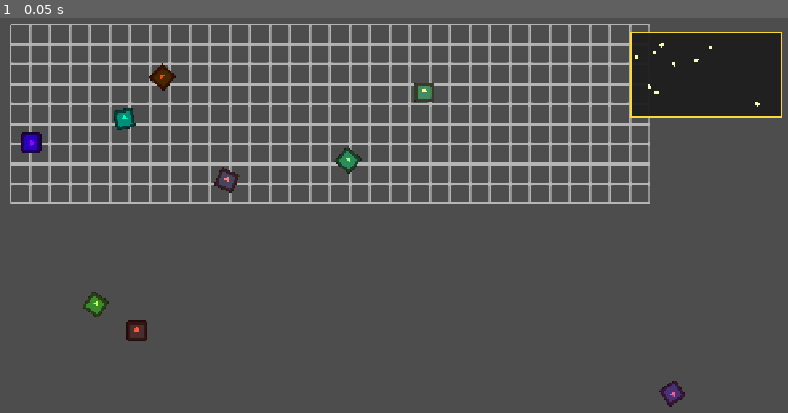
Above: before the commit, frame 1.
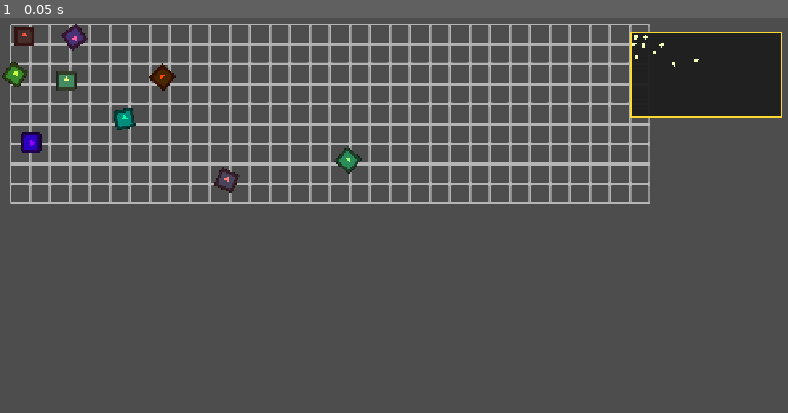
Above: after the commit, the same moment.

Repository: iboobey/piece-by-piece
Game: Godot game, scene res://scenes/puzzles/puzzle_one.tscn
The game is run twice, just before and just after one commit, with the same random seed, the same clock (stepped at 60 frames per second) and the same inputs. The project has no main scene, so this scene is started directly. The engine's default icon, where the game draws it, is replaced by a stand-in: a white triangle on a blue panel in a dark square.
Inputs:
- Up to frame 1 (0.05 s): no input

The runs differ from the first frame. In frame 1, 1.1% of the frame differs, in the area x 0-97%, y 1-99%.

Commit message:
Grouping Mechanic Version 2
This is a lot better. They snap into groups now. But it's still a bit bugged and they don't continue to be in the same group. I'll fix that tomorrow.

Diff:
--- a/scenes/elements/group_manager.tscn
+++ /dev/null
@@ -1,6 +0,0 @@
-[gd_scene format=3 uid="uid://bkn5kgadqqpo4"]
-
-[ext_resource type="Script" uid="uid://cq2amsfhaebli" path="res://scripts/elements/group_manager.gd" id="1_bm5ot"]
-
-[node name="GroupManager" type="Node" unique_id=1068312558]
-script = ExtResource("1_bm5ot")
--- a/scenes/puzzles/puzzle_one.tscn
+++ b/scenes/puzzles/puzzle_one.tscn
@@ -3,7 +3,7 @@
 [ext_resource type="PackedScene" uid="uid://clpsedr3e1fja" path="res://scenes/elements/puzzle_grid.tscn" id="1_tx7lx"]
 [ext_resource type="PackedScene" uid="uid://drlo4js7facl4" path="res://scenes/elements/puzzle_piece.tscn" id="2_tx7lx"]
 [ext_resource type="PackedScene" uid="uid://dm2eqk3o8akm3" path="res://scenes/elements/puzzle_level_controller.tscn" id="2_vwkdg"]
-[ext_resource type="PackedScene" uid="uid://bkn5kgadqqpo4" path="res://scenes/elements/group_manager.tscn" id="3_fr8f0"]
+[ext_resource type="Script" uid="uid://cq2amsfhaebli" path="res://scripts/elements/group_manager.gd" id="3_fr8f0"]
 [ext_resource type="Script" uid="uid://yosundi42qmy" path="res://scripts/elements/camera.gd" id="4_namvk"]
 [ext_resource type="PackedScene" uid="uid://b8svjfheqdwus" path="res://scenes/elements/minimap.tscn" id="5_ysy1r"]
 
@@ -18,22 +18,21 @@
 [node name="PuzzleLevelController" parent="." unique_id=1551109562 node_paths=PackedStringArray("PUZZLE_GRID") instance=ExtResource("2_vwkdg")]
 PUZZLE_GRID = NodePath("../PuzzleGrid")
 
-[node name="GroupManager" parent="." unique_id=1068312558 instance=ExtResource("3_fr8f0")]
+[node name="PiecesRoot" type="Node2D" parent="." unique_id=1078004608 node_paths=PackedStringArray("PUZZLE_GRID")]
+script = ExtResource("3_fr8f0")
+PUZZLE_GRID = NodePath("../PuzzleGrid")
 
-[node name="PiecesRoot" type="Node2D" parent="." unique_id=1078004608]
-
-[node name="PuzzlePiece" parent="PiecesRoot" unique_id=2072894686 node_paths=PackedStringArray("PUZZLE_GRID", "LEVEL_CONTROLLER", "MINIMAP", "GROUP_MANAGER") instance=ExtResource("2_tx7lx")]
-position = Vector2(219, 507)
+[node name="PuzzlePiece" parent="PiecesRoot" unique_id=2072894686 node_paths=PackedStringArray("PUZZLE_GRID", "LEVEL_CONTROLLER", "MINIMAP") instance=ExtResource("2_tx7lx")]
+position = Vector2(39, 36)
 GRID_X = 1
 GRID_Y = 1
 PUZZLE_GRID = NodePath("../../PuzzleGrid")
 LEVEL_CONTROLLER = NodePath("../../PuzzleLevelController")
 PUZZLE_MODULE = Color(1, 0.33811414, 0.23632264, 1)
 MINIMAP = NodePath("../../Minimap")
-GROUP_MANAGER = NodePath("../../GroupManager")
 
-[node name="PuzzlePiece2" parent="PiecesRoot" unique_id=2030280572 node_paths=PackedStringArray("PUZZLE_GRID", "LEVEL_CONTROLLER", "MINIMAP", "GROUP_MANAGER") instance=ExtResource("2_tx7lx")]
-position = Vector2(1076, 607)
+[node name="PuzzlePiece2" parent="PiecesRoot" unique_id=2030280572 node_paths=PackedStringArray("PUZZLE_GRID", "LEVEL_CONTROLLER", "MINIMAP") instance=ExtResource("2_tx7lx")]
+position = Vector2(119, 37)
 rotation = 2.557566
 GRID_X = 1
 GRID_Y = 2
@@ -41,10 +40,9 @@
 LEVEL_CONTROLLER = NodePath("../../PuzzleLevelController")
 PUZZLE_MODULE = Color(1, 0.3590473, 0.6107856, 1)
 MINIMAP = NodePath("../../Minimap")
-GROUP_MANAGER = NodePath("../../GroupManager")
 
-[node name="PuzzlePiece3" parent="PiecesRoot" unique_id=1228614711 node_paths=PackedStringArray("PUZZLE_GRID", "LEVEL_CONTROLLER", "MINIMAP", "GROUP_MANAGER") instance=ExtResource("2_tx7lx")]
-position = Vector2(153, 465)
+[node name="PuzzlePiece3" parent="PiecesRoot" unique_id=1228614711 node_paths=PackedStringArray("PUZZLE_GRID", "LEVEL_CONTROLLER", "MINIMAP") instance=ExtResource("2_tx7lx")]
+position = Vector2(24, 96.99994)
 rotation = 0.59905493
 GRID_X = 1
 GRID_Y = 3
@@ -52,19 +50,17 @@
 LEVEL_CONTROLLER = NodePath("../../PuzzleLevelController")
 PUZZLE_MODULE = Color(0.78423136, 1, 0.24344015, 1)
 MINIMAP = NodePath("../../Minimap")
-GROUP_MANAGER = NodePath("../../GroupManager")
 
-[node name="PuzzlePiece4" parent="PiecesRoot" unique_id=1862630047 node_paths=PackedStringArray("PUZZLE_GRID", "LEVEL_CONTROLLER", "MINIMAP", "GROUP_MANAGER") instance=ExtResource("2_tx7lx")]
-position = Vector2(679, 125)
+[node name="PuzzlePiece4" parent="PiecesRoot" unique_id=1862630047 node_paths=PackedStringArray("PUZZLE_GRID", "LEVEL_CONTROLLER", "MINIMAP") instance=ExtResource("2_tx7lx")]
+position = Vector2(106, 107)
 GRID_X = 1
 GRID_Y = 4
 PUZZLE_GRID = NodePath("../../PuzzleGrid")
 LEVEL_CONTROLLER = NodePath("../../PuzzleLevelController")
 PUZZLE_MODULE = Color(0.9504478, 1, 0.5075571, 1)
 MINIMAP = NodePath("../../Minimap")
-GROUP_MANAGER = NodePath("../../GroupManager")
 
-[node name="PuzzlePiece5" parent="PiecesRoot" unique_id=1964677161 node_paths=PackedStringArray("PUZZLE_GRID", "LEVEL_CONTROLLER", "MINIMAP", "GROUP_MANAGER") instance=ExtResource("2_tx7lx")]
+[node name="PuzzlePiece5" parent="PiecesRoot" unique_id=1964677161 node_paths=PackedStringArray("PUZZLE_GRID", "LEVEL_CONTROLLER", "MINIMAP") instance=ExtResource("2_tx7lx")]
 position = Vector2(557, 233.99998)
 rotation = 0.7054496
 GRID_X = 1
@@ -73,9 +69,8 @@
 LEVEL_CONTROLLER = NodePath("../../PuzzleLevelController")
 PUZZLE_MODULE = Color(0.5978302, 1, 0.47373664, 1)
 MINIMAP = NodePath("../../Minimap")
-GROUP_MANAGER = NodePath("../../GroupManager")
 
-[node name="PuzzlePiece6" parent="PiecesRoot" unique_id=1929394198 node_paths=PackedStringArray("PUZZLE_GRID", "LEVEL_CONTROLLER", "MINIMAP", "GROUP_MANAGER") instance=ExtResource("2_tx7lx")]
+[node name="PuzzlePiece6" parent="PiecesRoot" unique_id=1929394198 node_paths=PackedStringArray("PUZZLE_GRID", "LEVEL_CONTROLLER", "MINIMAP") instance=ExtResource("2_tx7lx")]
 position = Vector2(363, 266)
 rotation = 0.40938783
 GRID_X = 1
@@ -84,9 +79,8 @@
 LEVEL_CONTROLLER = NodePath("../../PuzzleLevelController")
 PUZZLE_MODULE = Color(1, 0.486789, 0.47485125, 1)
 MINIMAP = NodePath("../../Minimap")
-GROUP_MANAGER = NodePath("../../GroupManager")
 
-[node name="PuzzlePiece7" parent="PiecesRoot" unique_id=1556750826 node_paths=PackedStringArray("PUZZLE_GRID", "LEVEL_CONTROLLER", "MINIMAP", "GROUP_MANAGER") instance=ExtResource("2_tx7lx")]
+[node name="PuzzlePiece7" parent="PiecesRoot" unique_id=1556750826 node_paths=PackedStringArray("PUZZLE_GRID", "LEVEL_CONTROLLER", "MINIMAP") instance=ExtResource("2_tx7lx")]
 position = Vector2(50, 206)
 rotation = 1.5845603
 GRID_X = 1
@@ -95,9 +89,8 @@
 LEVEL_CONTROLLER = NodePath("../../PuzzleLevelController")
 PUZZLE_MODULE = Color(0.6050606, 0, 1, 1)
 MINIMAP = NodePath("../../Minimap")
-GROUP_MANAGER = NodePath("../../GroupManager")
 
-[node name="PuzzlePiece8" parent="PiecesRoot" unique_id=532543539 node_paths=PackedStringArray("PUZZLE_GRID", "LEVEL_CONTROLLER", "MINIMAP", "GROUP_MANAGER") instance=ExtResource("2_tx7lx")]
+[node name="PuzzlePiece8" parent="PiecesRoot" unique_id=532543539 node_paths=PackedStringArray("PUZZLE_GRID", "LEVEL_CONTROLLER", "MINIMAP") instance=ExtResource("2_tx7lx")]
 position = Vector2(260, 101)
 rotation = -0.82693714
 GRID_X = 1
@@ -106,9 +99,8 @@
 LEVEL_CONTROLLER = NodePath("../../PuzzleLevelController")
 PUZZLE_MODULE = Color(1, 0.2722674, 0, 1)
 MINIMAP = NodePath("../../Minimap")
-GROUP_MANAGER = NodePath("../../GroupManager")
 
-[node name="PuzzlePiece9" parent="PiecesRoot" unique_id=1555643464 node_paths=PackedStringArray("PUZZLE_GRID", "LEVEL_CONTROLLER", "MINIMAP", "GROUP_MANAGER") instance=ExtResource("2_tx7lx")]
+[node name="PuzzlePiece9" parent="PiecesRoot" unique_id=1555643464 node_paths=PackedStringArray("PUZZLE_GRID", "LEVEL_CONTROLLER", "MINIMAP") instance=ExtResource("2_tx7lx")]
 position = Vector2(199, 168.00002)
 rotation = -0.20078355
 GRID_X = 1
@@ -117,7 +109,6 @@
 LEVEL_CONTROLLER = NodePath("../../PuzzleLevelController")
 PUZZLE_MODULE = Color(0.03205681, 1, 0.6516162, 1)
 MINIMAP = NodePath("../../Minimap")
-GROUP_MANAGER = NodePath("../../GroupManager")
 
 [node name="Camera2D" type="Camera2D" parent="." unique_id=51699908 node_paths=PackedStringArray("MINIMAP")]
 limit_left = 0
--- a/scripts/elements/group_manager.gd
+++ b/scripts/elements/group_manager.gd
@@ -1,9 +1,13 @@
-extends Node
+extends Node2D
 class_name GroupManager
+
+@export var PUZZLE_GRID : PuzzleGrid
 
 var selected_pieces : Array[PuzzlePiece] = []
 var groups : Array = []
 var groups_by_piece : Dictionary = {}
+
+@onready var closeness_radius := PUZZLE_GRID.GRID_SIZE * 1.5
 
 
 
@@ -84,3 +88,67 @@
 	elif event.is_action_pressed("ungroup_selected"):
 		ungroup_selected()
 		get_viewport().set_input_as_handled()
+
+
+func try_snapping_to_a_group(main_piece : PuzzlePiece):
+	for piece in eligible_sibling_for_grouping(main_piece):
+		if check_piece_rotation(main_piece, piece) and check_piece_closeness(main_piece, piece)[0]:
+			piece.global_rotation = main_piece.global_rotation
+			piece.global_position = main_piece.global_position + check_piece_closeness(main_piece, piece)[1]
+			print("yes")
+
+
+func check_piece_closeness(main_piece : PuzzlePiece, piece : PuzzlePiece):
+
+	var piece_grid_target : Vector2 = Vector2(piece.GRID_X, piece.GRID_Y)
+	var main_piece_grid_target : Vector2 = Vector2(main_piece.GRID_X, main_piece.GRID_Y)
+
+	var directions : Dictionary = {
+		piece_grid_target == main_piece_grid_target + Vector2.UP : Vector2.UP,
+		piece_grid_target == main_piece_grid_target + Vector2.RIGHT : Vector2.RIGHT,
+		piece_grid_target == main_piece_grid_target + Vector2.DOWN : Vector2.DOWN,
+		piece_grid_target == main_piece_grid_target + Vector2.LEFT : Vector2.LEFT
+	}
+
+	var piece_target_direction : Vector2 = directions.get(true, Vector2.ZERO)
+
+	if piece_target_direction == Vector2.ZERO:
+		return [false]
+
+	var excepted_offset := (piece_target_direction * float(PUZZLE_GRID.GRID_SIZE)).rotated(main_piece.global_rotation)
+
+
+	return [true, excepted_offset]
+
+
+func check_piece_rotation(main_piece : PuzzlePiece, piece : PuzzlePiece):
+
+	var main_piece_rotation_modulated := fposmod(main_piece.global_rotation_degrees, 360)
+	var piece_rotation_modulated := fposmod(piece.global_rotation_degrees, 360)
+
+	var rotation_difference := absf(main_piece_rotation_modulated - piece_rotation_modulated)
+
+	rotation_difference = minf(rotation_difference, 360 - rotation_difference)
+
+	if rotation_difference > main_piece.rotation_treshold:
+		return false
+
+	return true
+
+
+func eligible_sibling_for_grouping(main_piece : PuzzlePiece):
+	var eligible_list : Array = []
+	for piece in main_piece.get_parent().get_children():
+
+		if piece == self or not (piece is PuzzlePiece):
+			continue
+
+		if piece.locked:
+			continue
+
+		if main_piece.global_position.distance_to(piece.global_position) > closeness_radius:
+			continue
+
+		eligible_list.append(piece)
+
+	return eligible_list
--- a/scripts/elements/puzzle_piece.gd
+++ b/scripts/elements/puzzle_piece.gd
@@ -1,5 +1,12 @@
 extends Node2D
 class_name PuzzlePiece
+
+
+@onready var puzzle_piece_sprite: Sprite2D = %PuzzlePieceSprite
+
+@onready var board_min : Vector2 = Vector2(get_viewport_rect().position.x, get_viewport_rect().position.y)
+@onready var board_max : Vector2 = board_min + Vector2(get_viewport_rect().size.x, get_viewport_rect().size.y)
+
 
 @export_category("GridVariables")
 @export var GRID_X : int
@@ -15,15 +22,8 @@
 @export var MINIMAP : CanvasLayer
 @export var PUZZLE_COLOR : Color = Color.WHITE
 
-@export_category("PieceGroups")
-@export var GROUP_MANAGER : GroupManager
-
-
-
-@onready var puzzle_piece_sprite: Sprite2D = %PuzzlePieceSprite
-
-@onready var board_min : Vector2 = Vector2(get_viewport_rect().position.x, get_viewport_rect().position.y)
-@onready var board_max : Vector2 = board_min + Vector2(get_viewport_rect().size.x, get_viewport_rect().size.y)
+@onready var GROUP_MANAGER = get_parent()
+
 
 static var alpha_bitmap_cache : Dictionary = {}
 
@@ -47,7 +47,6 @@
 # Group Variables
 var is_selected : bool = false
 var drag_members : Array = []
-
 
 
 
@@ -133,10 +132,13 @@
 			if not is_dragging:
 				return
 
+
+
 			var did_snap = snap()
 			is_dragging = false
 			drag_members.clear()
 			set_process(false)
+			GROUP_MANAGER.try_snapping_to_a_group(self)
 
 			if did_snap:
 				GROUP_MANAGER.remove_piece_from_group(self)
Not shown, added: scenes/puzzles/puzzle_one.tscn2095993724.tmp
